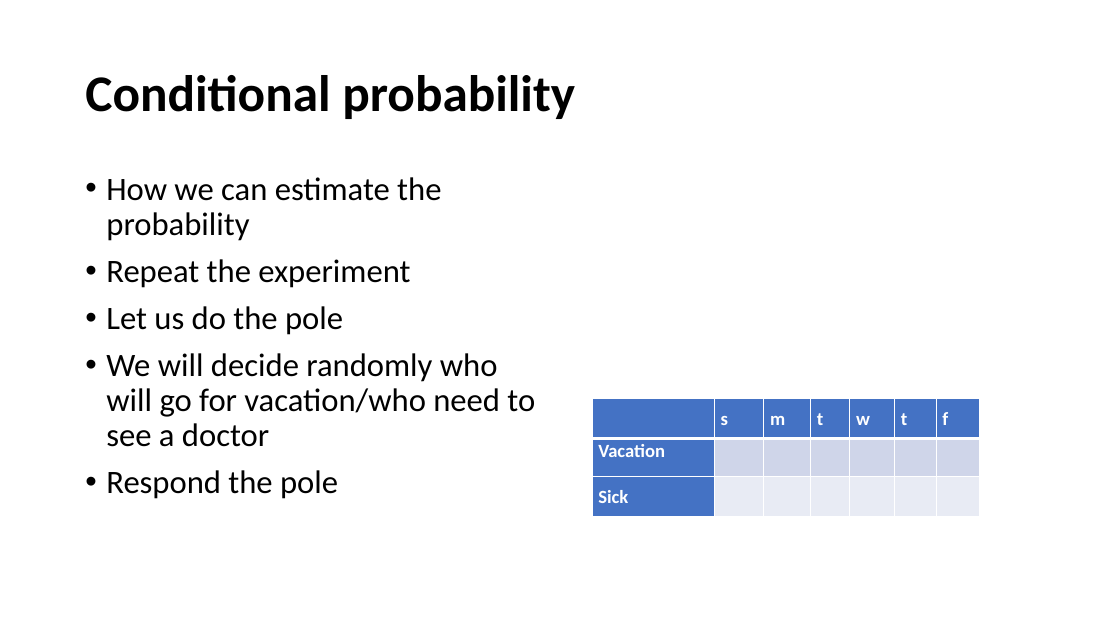
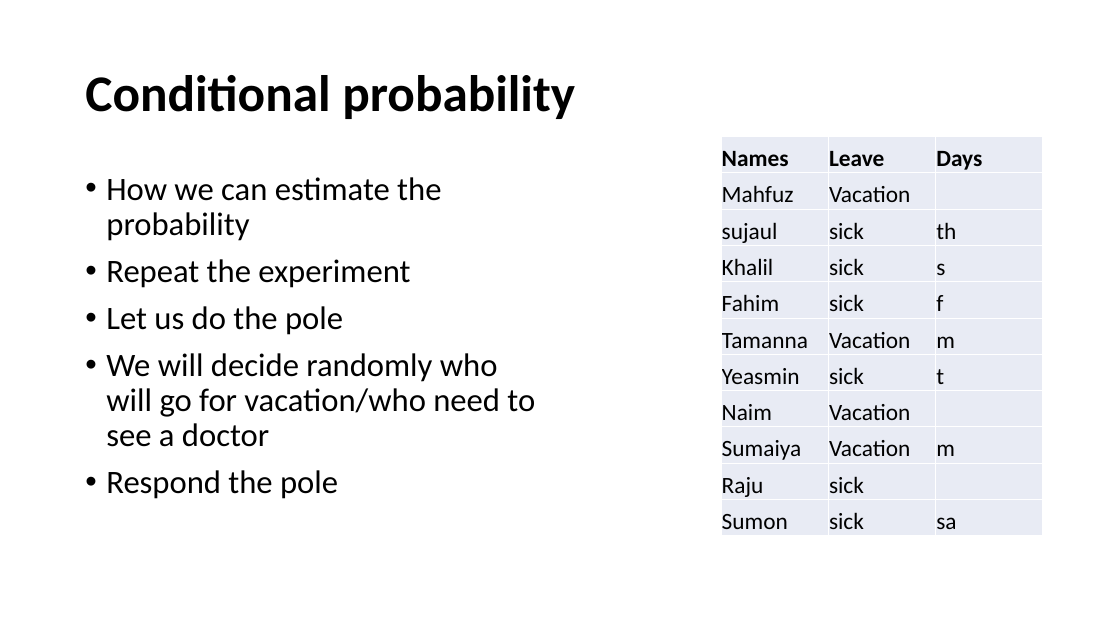
Before and after one commit to yushuf/TeamBeta, a slide deck: slide 46 of Presentation.pptx. Drawn at 1120x630 pixels with LibreOffice and Linux fonts; fonts in the diff are those of the drawing; grey boxes stand for pictures. Boxes give left, top, right and bottom in pixels: in the first picture for what was removed or moved away, otherwise in the second. Text is boxed around its words. In the diff, an @@ line names an element or a change of style, - is before the commit and + after.

```diff
--- a/Presentation.pptx
+++ b/Presentation.pptx
@@ table added at box(721, 136, 1044, 536), 11 rows, 3 columns @@
+Names | Leave | Days
+Mahfuz | Vacation | 
+sujaul | sick | th
+Khalil | sick | s
+Fahim | sick | f
+Tamanna | Vacation | m
+Yeasmin | sick | t
+Naim | Vacation | 
+Sumaiya | Vacation | m
+Raju | sick | 
+Sumon | sick | sa
@@ table removed at box(592, 398, 980, 517), 3 rows, 7 columns @@
- | s | m | t | w | t | f
-Vacation |  |  |  |  |  | 
-Sick |  |  |  |  |  | 
```
Also in this commit, not shown: 1 other slide changed, 1 slide added.
